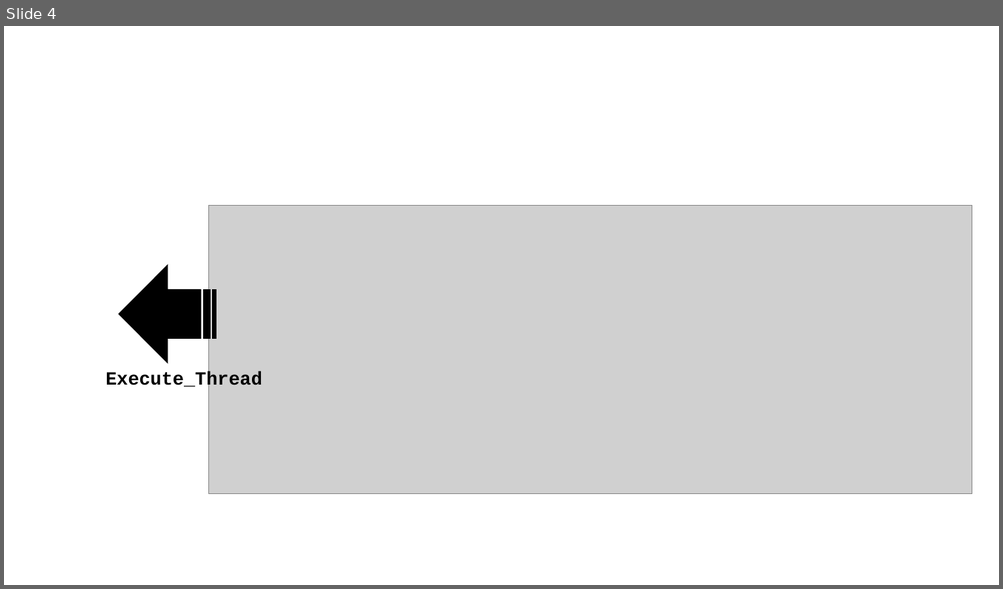
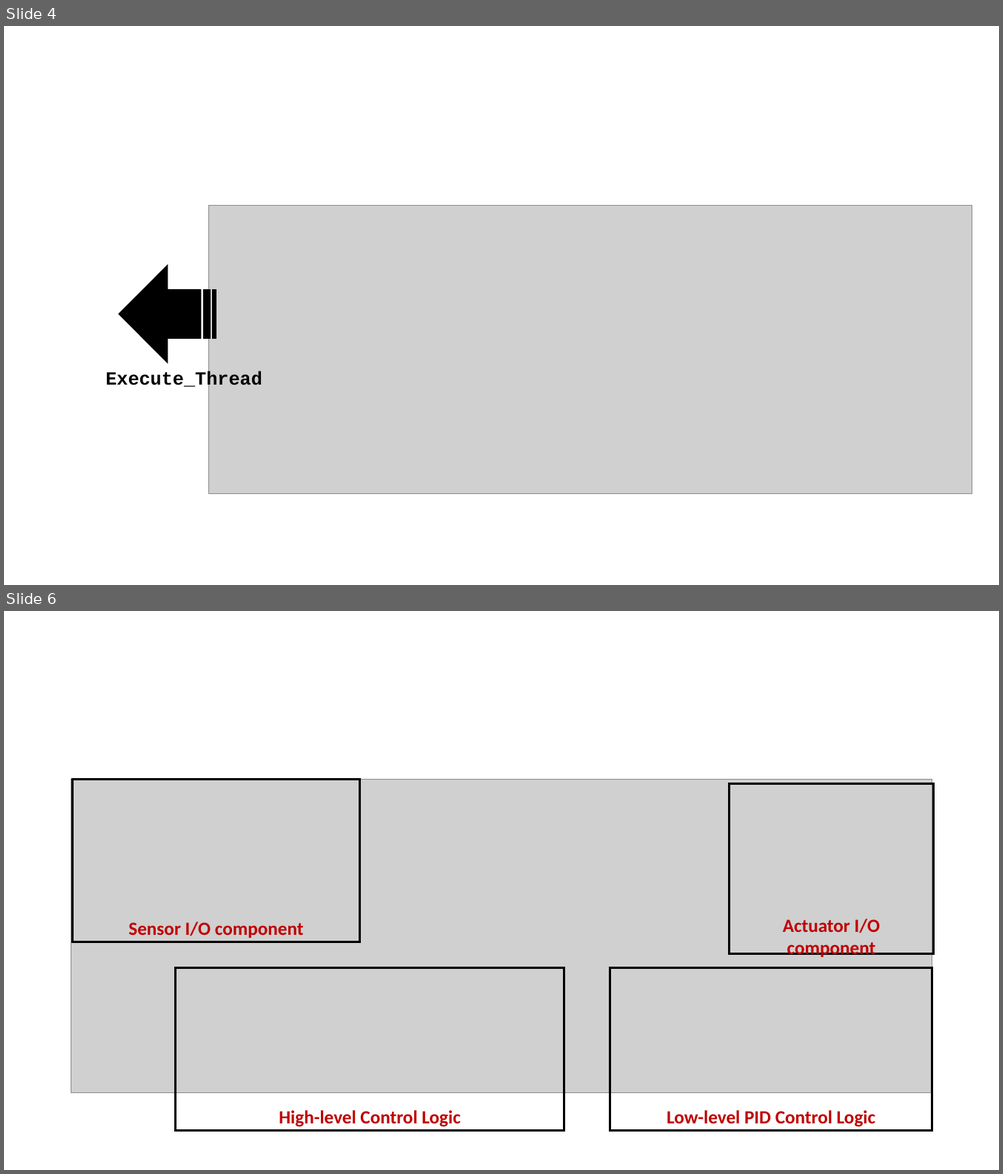
Before and after one commit to p-ranav/phd-dissertation, a slide deck: src/img/source-2.pptx. Shown one above the other, each under a label of ours: slide 4 before the commit, slides 4 and 6 after it; the slides between them are not shown. The pictures are 1003x589 and 1003x1174 pixels, drawn with LibreOffice and Linux fonts; fonts in the diff are those of the drawing; grey boxes stand for pictures. Boxes give left, top, right and bottom in pixels: in the first picture for what was removed or moved away, otherwise in the second. Text is boxed around its words. In the diff, an @@ line names an element or a change of style, - is before the commit and + after.

```diff
--- a/src/img/source-2.pptx
+++ b/src/img/source-2.pptx
@@ slide 6 added at (x1=4, y1=611, x2=999, y2=1170), background #FFFFFF @@
@@ picture added at (x1=71, y1=779, x2=932, y2=1093) @@
@@ rectangle added at (x1=73, y1=779, x2=360, y2=942), outline #000000 2 pt, 18 pt, text #C00000, bold @@
+Sensor I/O component
@@ rectangle added at (x1=728, y1=784, x2=933, y2=954), outline #000000 2 pt, 18 pt, text #C00000, bold @@
+Actuator I/O component
@@ rectangle added at (x1=176, y1=968, x2=564, y2=1131), outline #000000 2 pt, 18 pt, text #C00000, bold @@
+High-level Control Logic
@@ rectangle added at (x1=610, y1=968, x2=932, y2=1131), outline #000000 2 pt, 18 pt, text #C00000, bold @@
+Low-level PID Control Logic
```
Also in this commit, not shown: 3 other slides added, 16 other files.
